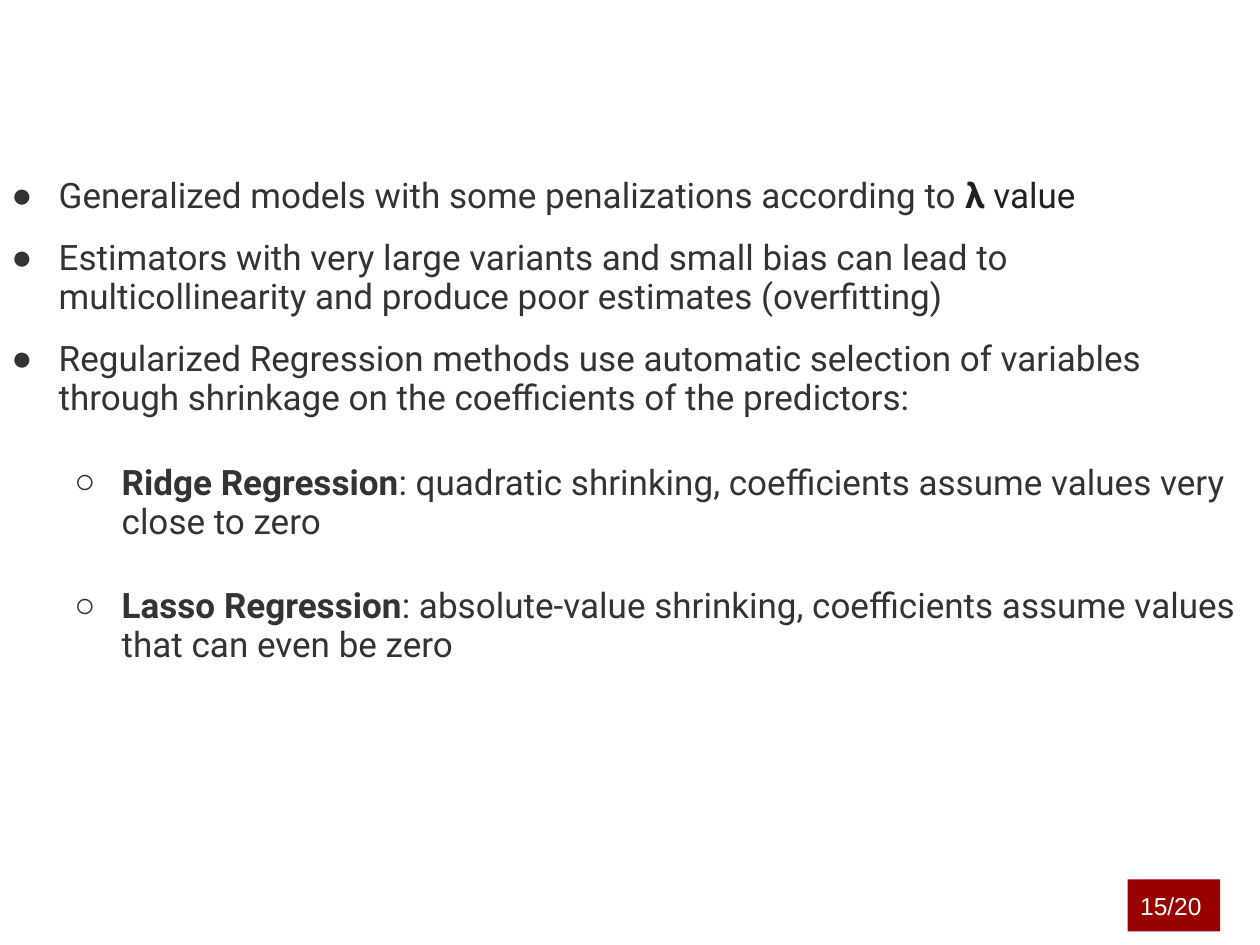
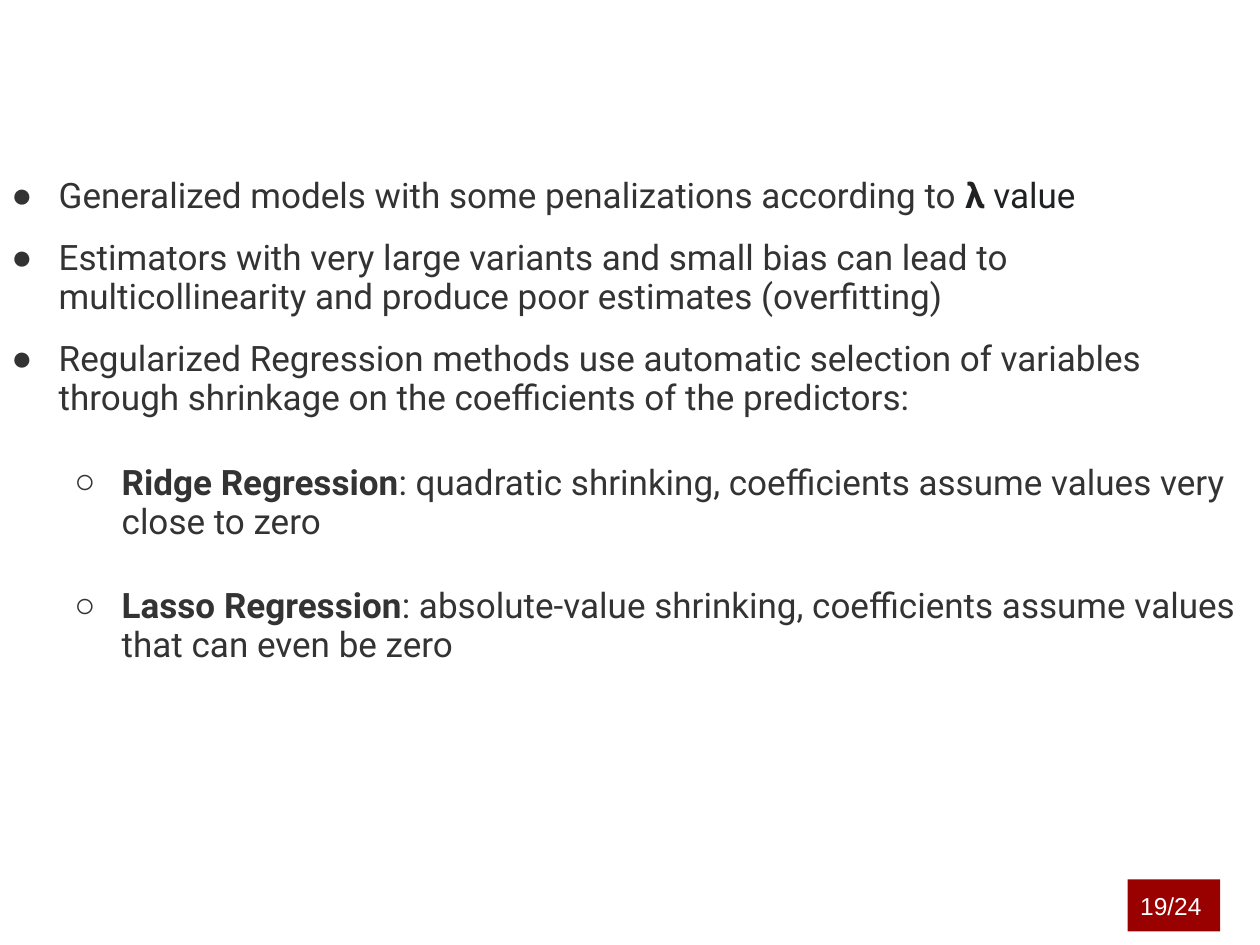
Before and after one commit to marcouderzo/CoronaryHeartDisease-Prediction, a slide deck: slide 20 of slides.pptx (slide 16 before the commit). Drawn at 1260x945 pixels with LibreOffice and Linux fonts; fonts in the diff are those of the drawing; background and template pictures are left out. Boxes give left, top, right and bottom in pixels: in the first picture for what was removed or moved away, otherwise in the second. Text is boxed around its words. In the diff, an @@ line names an element or a change of style, - is before the commit and + after.

```diff
--- a/slides.pptx
+++ b/slides.pptx
@@ text in rectangle at (1140, 897, 1201, 916): text changed @@
-15/20
+19/24
@@ page number at (1137, 911, 1176, 916): text changed @@
-16/10
+20/10
```
Also in this commit, not shown: 18 other slides changed, 5 slides added, 1 slide removed, 7 other files.
